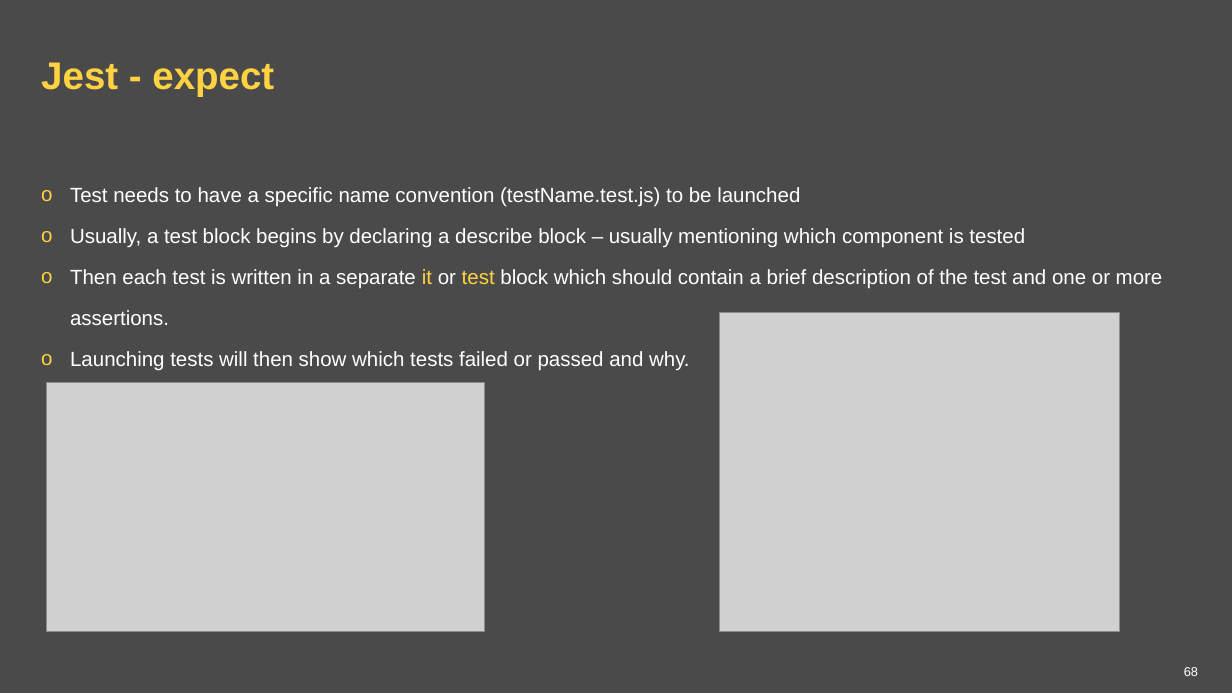
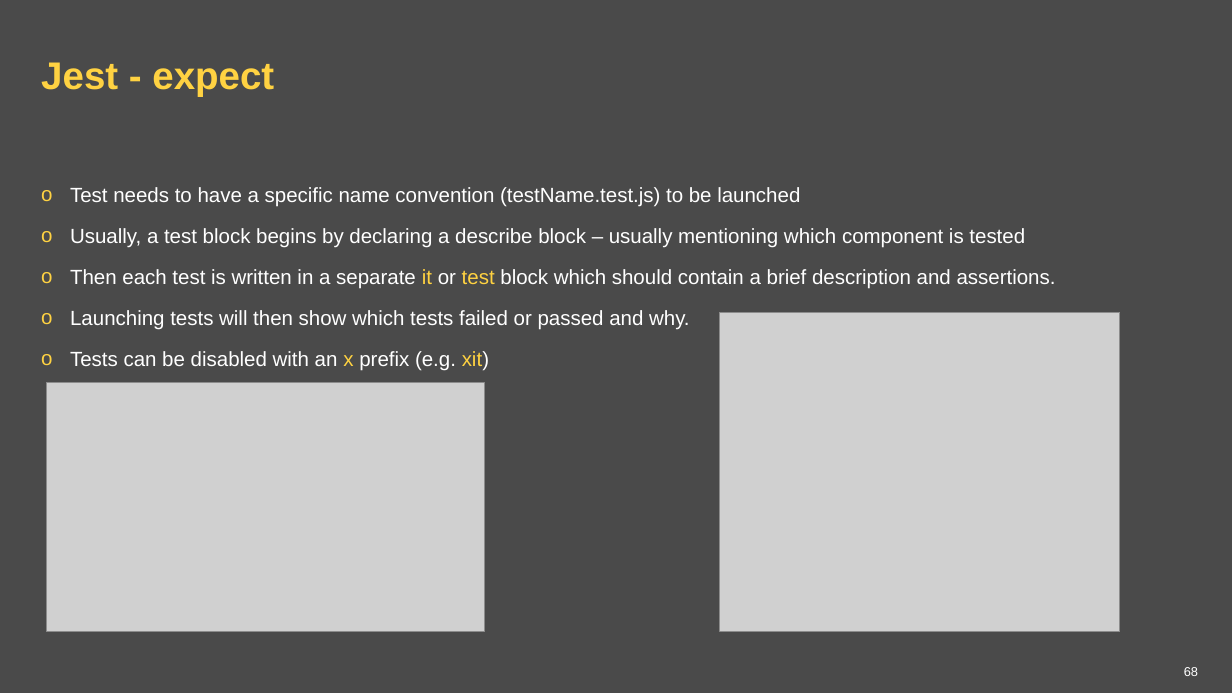
Before and after one commit to ppuzio/react-course-examples, a slide deck: slide 68 of React BEST course.pptx. Drawn at 1232x693 pixels with LibreOffice and Linux fonts; fonts in the diff are those of the drawing; grey boxes stand for pictures; background and template pictures are left out. Boxes give left, top, right and bottom in pixels: in the first picture for what was removed or moved away, otherwise in the second. Text is boxed around its words. In the diff, an @@ line names an element or a change of style, - is before the commit and + after.

```diff
--- a/React BEST course.pptx
+++ b/React BEST course.pptx
@@ text at [70,269,1056,289]: text changed @@
-o Then each test is written in a separate it or test block which should contain a brief description of the test and one or more assertions.
+o Then each test is written in a separate it or test block which should contain a brief description and assertions.
@@ text at [70,351,489,371]: paragraph added @@
+o Tests can be disabled with an x prefix (e.g. xit)
```
Also in this commit, not shown: 6 other slides changed, 1 other file.
